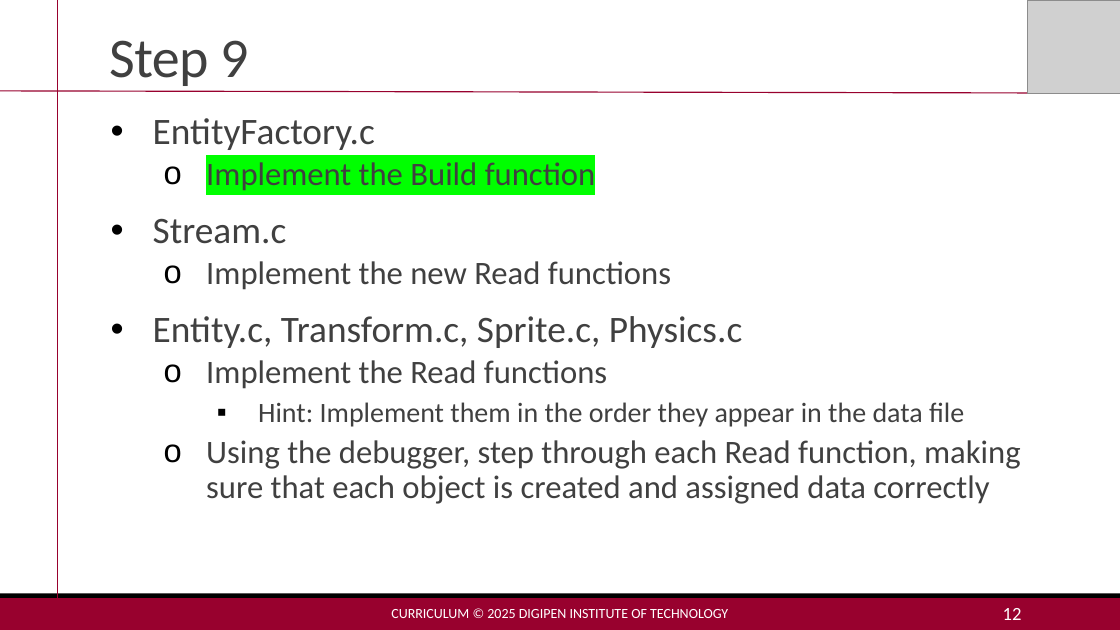
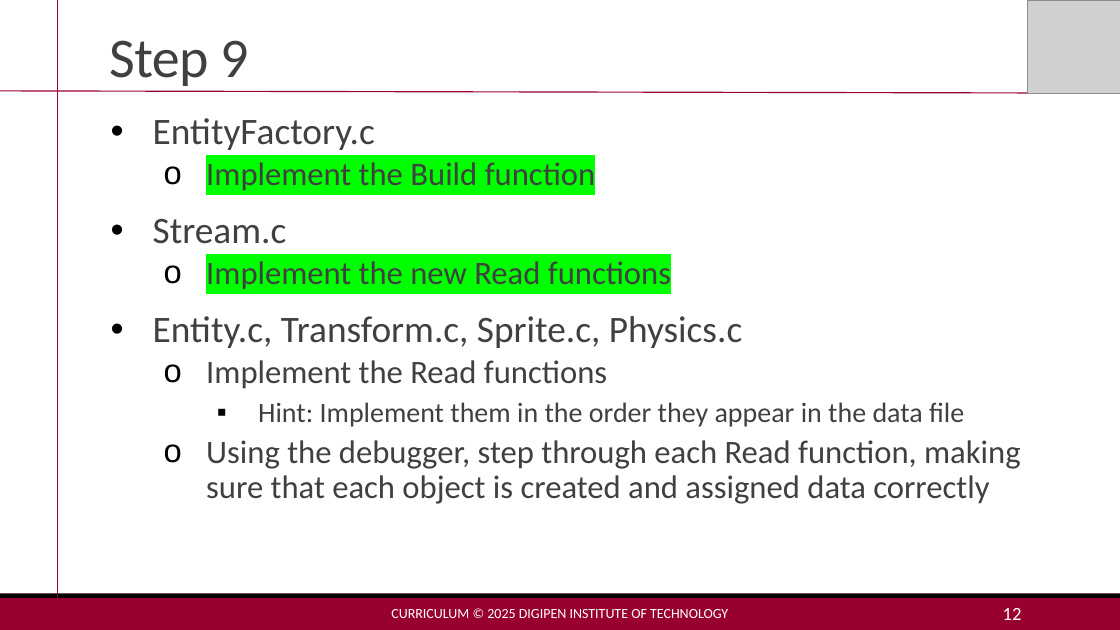
Before and after one commit to MakoJBryant/cs-230-project-game-engine, a slide deck: slide 12 of Project2-Lecture.pptx. Drawn at 1120x630 pixels with LibreOffice and Linux fonts; fonts in the diff are those of the drawing; grey boxes stand for pictures. Boxes give left, top, right and bottom in pixels: in the first picture for what was removed or moved away, otherwise in the second. Text is boxed around its words. In the diff, an @@ line names an element or a change of style, - is before the commit and + after.

```diff
--- a/Project2-Lecture.pptx
+++ b/Project2-Lecture.pptx
@@ text at bbox=[206, 261, 671, 290]: highlight none to #00FF00 in "Implement the new Read functions" @@
```
Also in this commit, not shown: 3 other files.
